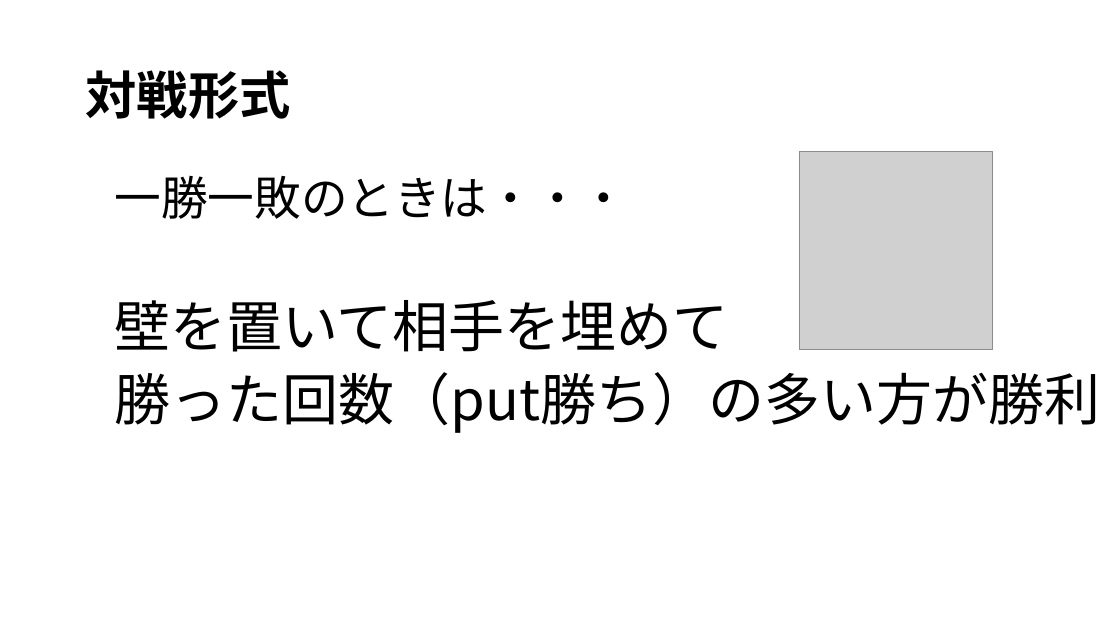
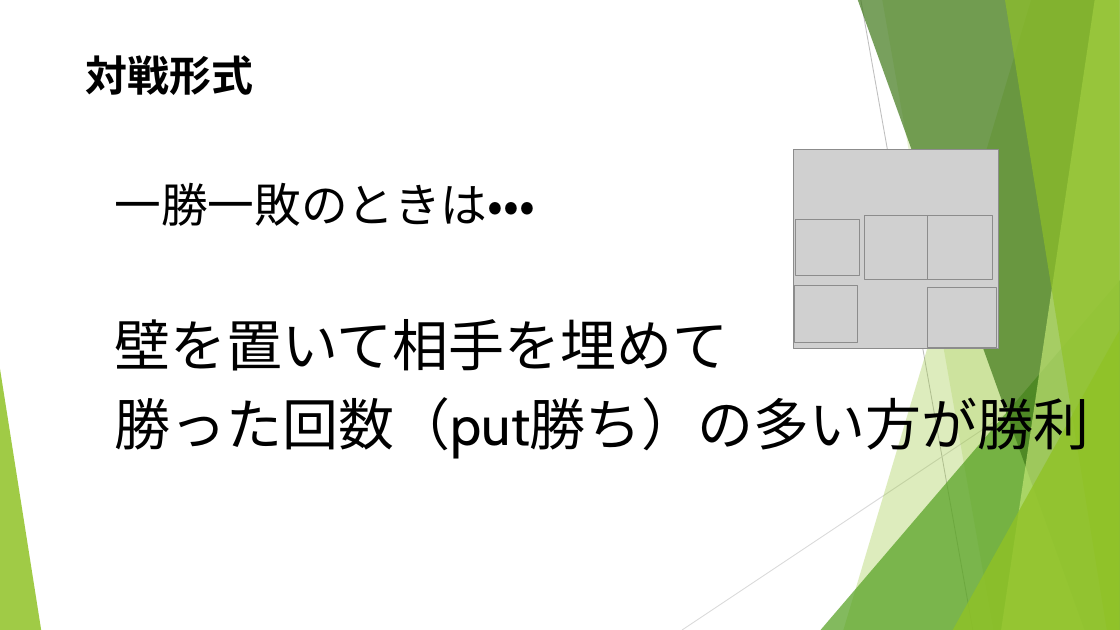
Before and after one commit to noko1024/ChaserDoc, a slide deck: slide 18 of New_U-16.pptx (slide 17 before the commit). Drawn at 1120x630 pixels with LibreOffice and Linux fonts; fonts in the diff are those of the drawing; grey boxes stand for pictures. Boxes give left, top, right and bottom in pixels: in the first picture for what was removed or moved away, otherwise in the second. Text is boxed around its words. In the diff, an @@ line names an element or a change of style, - is before the commit and + after.

```diff
--- a/New_U-16.pptx
+++ b/New_U-16.pptx
@@ title "対戦形式" at [86, 55, 254, 95]: size 44 to 36 pt, font Noto Sans CJK JP to Cabin; line spacing 0.9 to 1; vertical alignment middle to top @@
@@ text "一勝一敗のときは・・・" at [115, 183, 1090, 460]: font Noto Sans CJK JP to Cabin; line spacing 0.9 to 1 @@
@@ picture: place and size @@
-picture at [799, 151, 992, 349]
+picture at [794, 150, 999, 350]
@@ picture added at [796, 219, 860, 276] @@
@@ picture added at [865, 216, 928, 280] @@
@@ picture added at [928, 216, 992, 280] @@
@@ picture added at [795, 286, 859, 342] @@
@@ picture added at [928, 287, 996, 348] @@
@@ group added at [0, 0, 1120, 630]: 5 freeform shapes, 3 triangles, 2 lines @@
```
Also in this commit, not shown: 18 other slides changed, 3 slides added, 1 slide removed.
